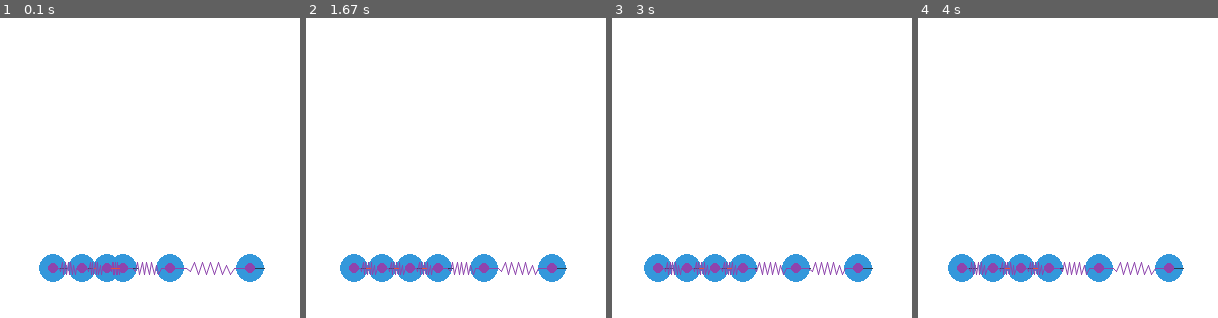
Above: before the commit, frames 1-4 (left to right).
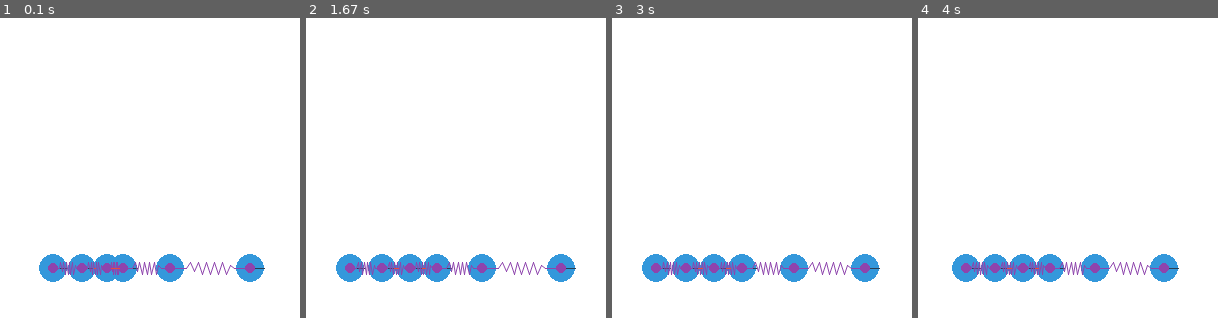
Above: after the commit, the same moments.

Repository: shibacow/pymunk_test
Game: pygame game, started from 03.py
The game is run twice, just before and just after one commit, with the same random seed, the same clock (stepped at 60 frames per second) and the same inputs.
Inputs:
- Up to frame 1 (0.1 s): no input
- Up to frame 2 (1.67 s): no input
- Up to frame 3 (3 s): no input
- Up to frame 4 (4 s): no input
The pictures show only the part of the screen within x 16-66%, y 50-100%; the shares and areas given below are measured in that part.

The runs differ from the first frame. In frame 1, 0.9% of the frame differs, in the area x 19-79%, y 81-86%; in frame 2, 2.1%, in the area x 10-90%, y 78-88%; in frame 3, 1.8%; in frame 4, 2.0%.

Commit message:
some trial

Diff:
--- a/03.py
+++ b/03.py
@@ -16,7 +16,7 @@
     return screen,clock,space
 
 def add_ball(space):
-    mass=10000
+    mass=100
     radius=14
     inetia = pymunk.moment_for_circle(mass,0,radius,(0,0))
     body = pymunk.Body(mass,inetia)
@@ -28,8 +28,8 @@
 
 def add_joint(space,a,b):
     rl = a.position.get_distance(b.position) * 0.9
-    stiffness = 5000.
-    damping=100
+    stiffness = 500.
+    damping=10
     j = pymunk.DampedSpring(a, b, (0,0), (0,0), rl, stiffness, damping)
     j.max_bias=100
     space.add(j)
@@ -47,7 +47,7 @@
     add_ball(space)
     add_ball(space)
     bodies=space.bodies
-    bodies=sorted(bodies,key=lambda x:x.position.x)
+    bodies=sorted(bodies,key=lambda x:x.position.x,reverse=True)
     for i,a in enumerate(bodies):
         if i+1<len(bodies):
             b=bodies[i+1]
